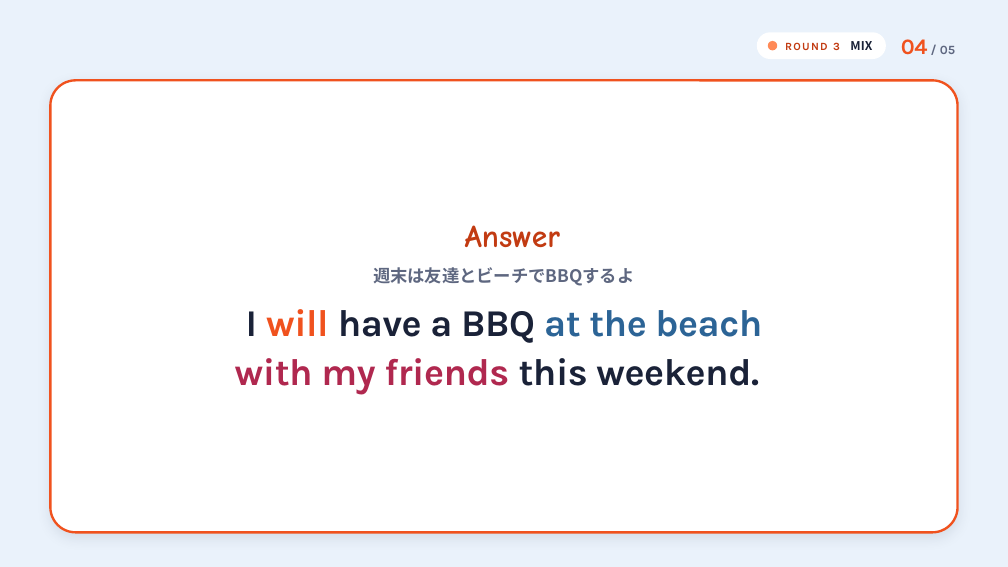
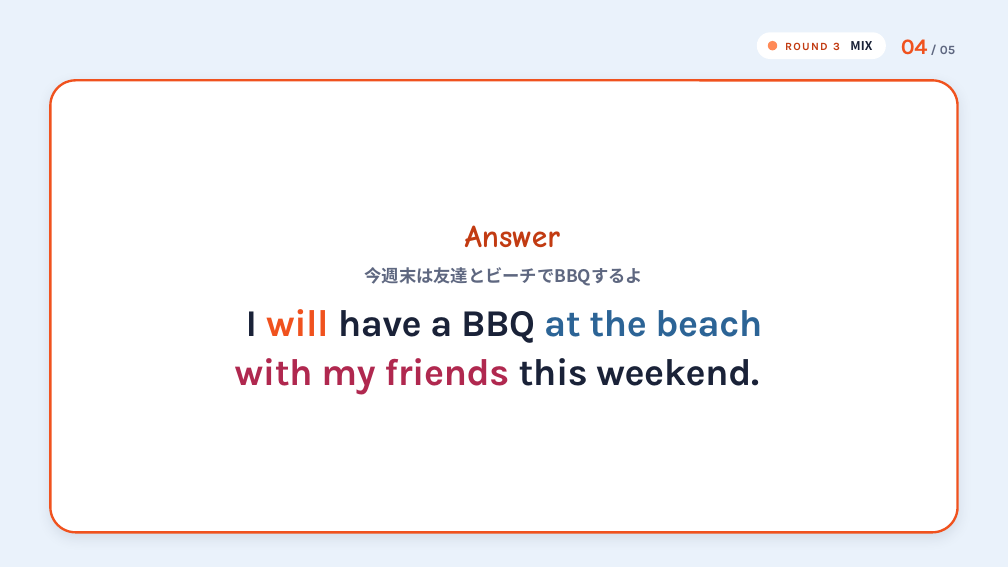
Before and after one commit to hinakajisaki-dev/hina-english, a slide deck: slide 48 of live/scott-will-can/scott-will-can.pptx. Drawn at 1008x567 pixels with LibreOffice and Linux fonts; fonts in the diff are those of the drawing. Boxes give left, top, right and bottom in pixels: in the first picture for what was removed or moved away, otherwise in the second. Text is boxed around its words. In the diff, an @@ line names an element or a change of style, - is before the commit and + after.

```diff
--- a/live/scott-will-can/scott-will-can.pptx
+++ b/live/scott-will-can/scott-will-can.pptx
@@ text at (x1=365, y1=267, x2=643, y2=286): text changed @@
-週末は友達とビーチでBBQするよ
+今週末は友達とビーチでBBQするよ
```
Also in this commit, not shown: 10 other slides changed, 3 other files.
